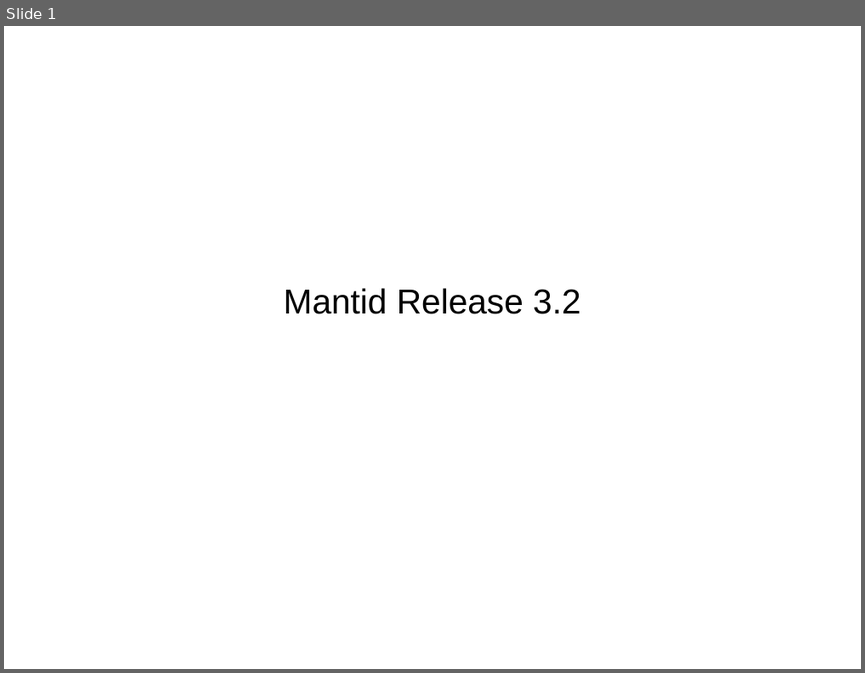
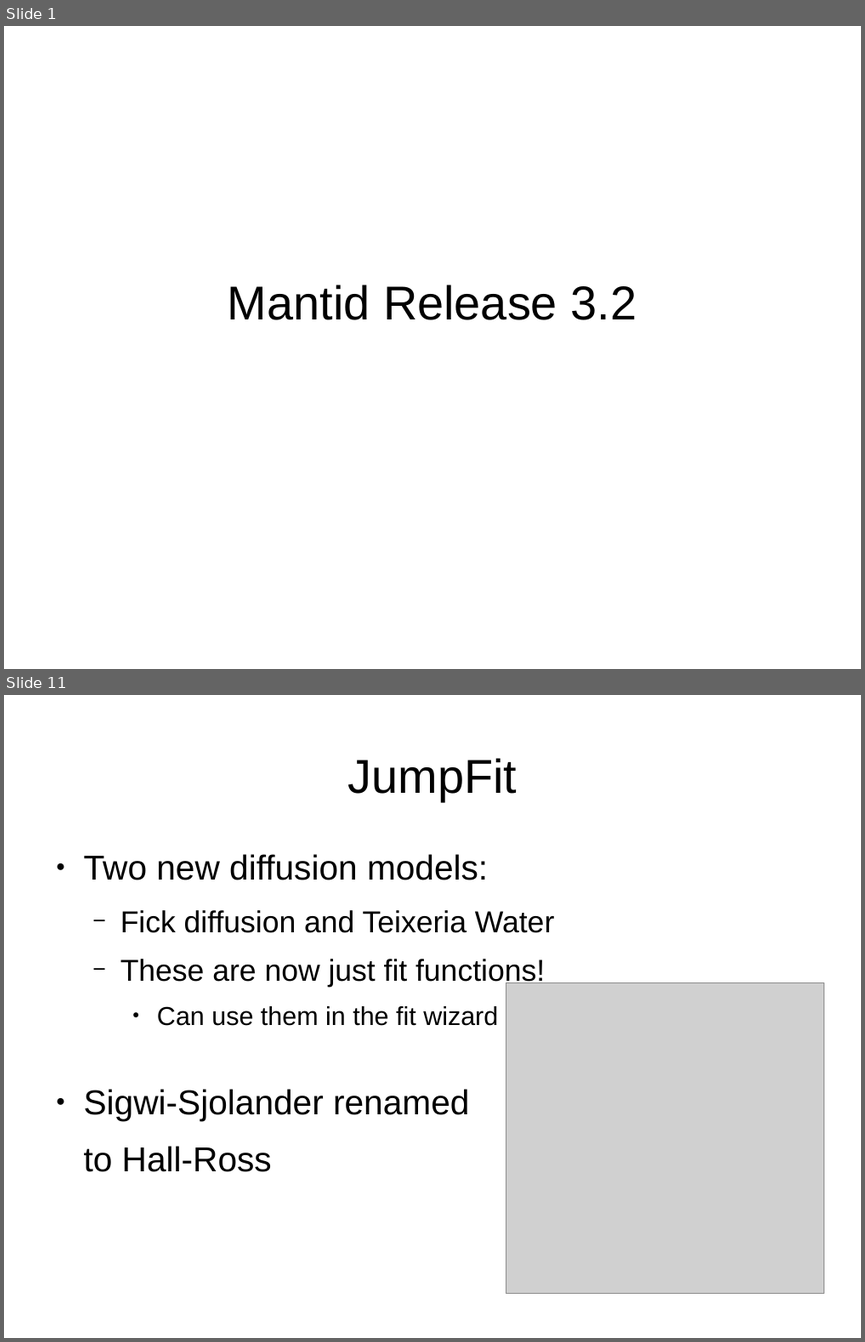
Before and after one commit to samueljackson92/documents, a slide deck: RAL/msg_presentation.odp. Shown one above the other, each under a label of ours: slide 1 before the commit, slides 1 and 11 after it; the slides between them are not shown. The pictures are 865x673 and 865x1342 pixels, drawn with LibreOffice and Linux fonts; fonts in the diff are those of the drawing; grey boxes stand for pictures. Boxes give left, top, right and bottom in pixels: in the first picture for what was removed or moved away, otherwise in the second. Text is boxed around its words. In the diff, an @@ line names an element or a change of style, - is before the commit and + after.

```diff
--- a/RAL/msg_presentation.odp
+++ b/RAL/msg_presentation.odp
@@ slide 11 added at [4,695,861,1338], background #FFFFFF @@
@@ title added at [348,758,517,801], 44 pt, text #000000 @@
+JumpFit
@@ text added at [84,854,554,1172], 28 pt, text #000000 @@
+● Two new diffusion models:
+  − Fick diffusion and Teixeria Water
+  − These are now just fit functions!
+    ● Can use them in the fit wizard
+● Sigwi-Sjolander renamed
+to Hall-Ross
@@ picture added at [506,982,824,1293] @@
@@ slide 1 changed as well @@
@@ subtitle "Mantid Release 3.2" at [228,284,636,320]: size 32 to 44 pt @@
```
Also in this commit, not shown: 13 other slides added, 2 slides removed.
